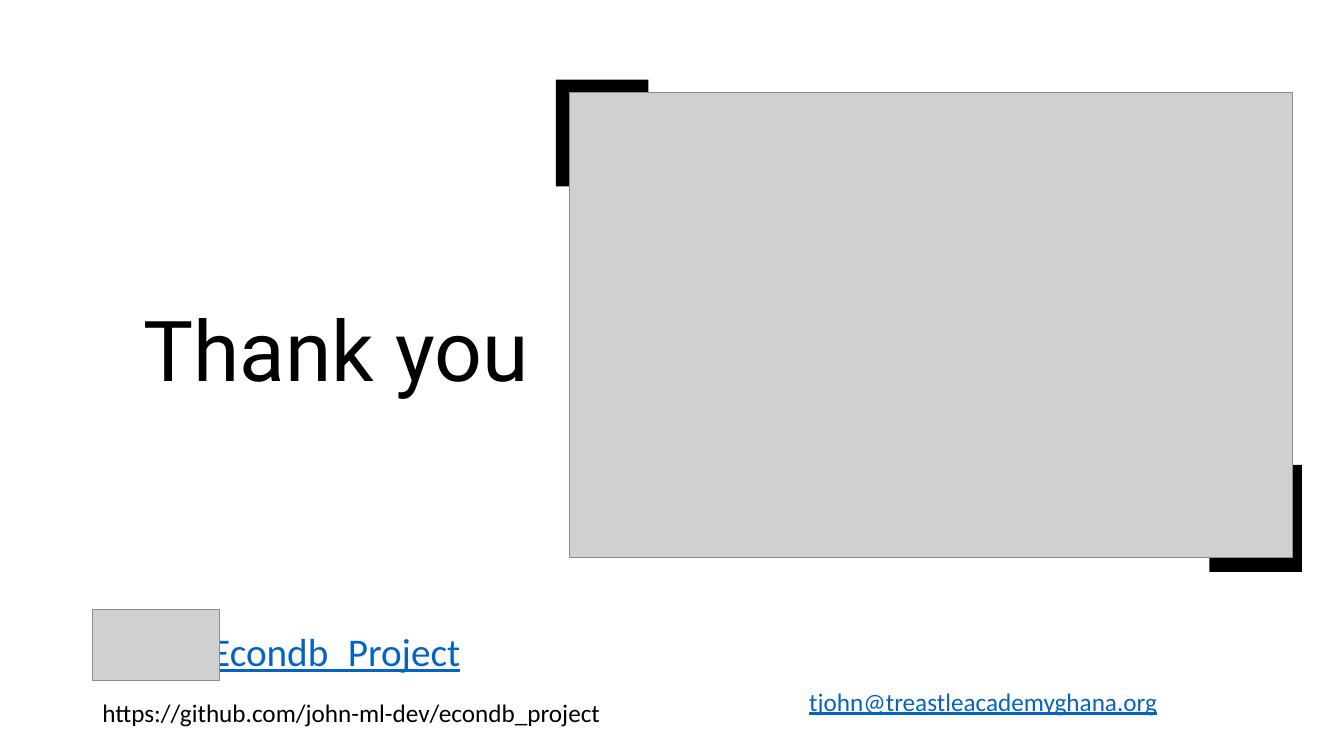
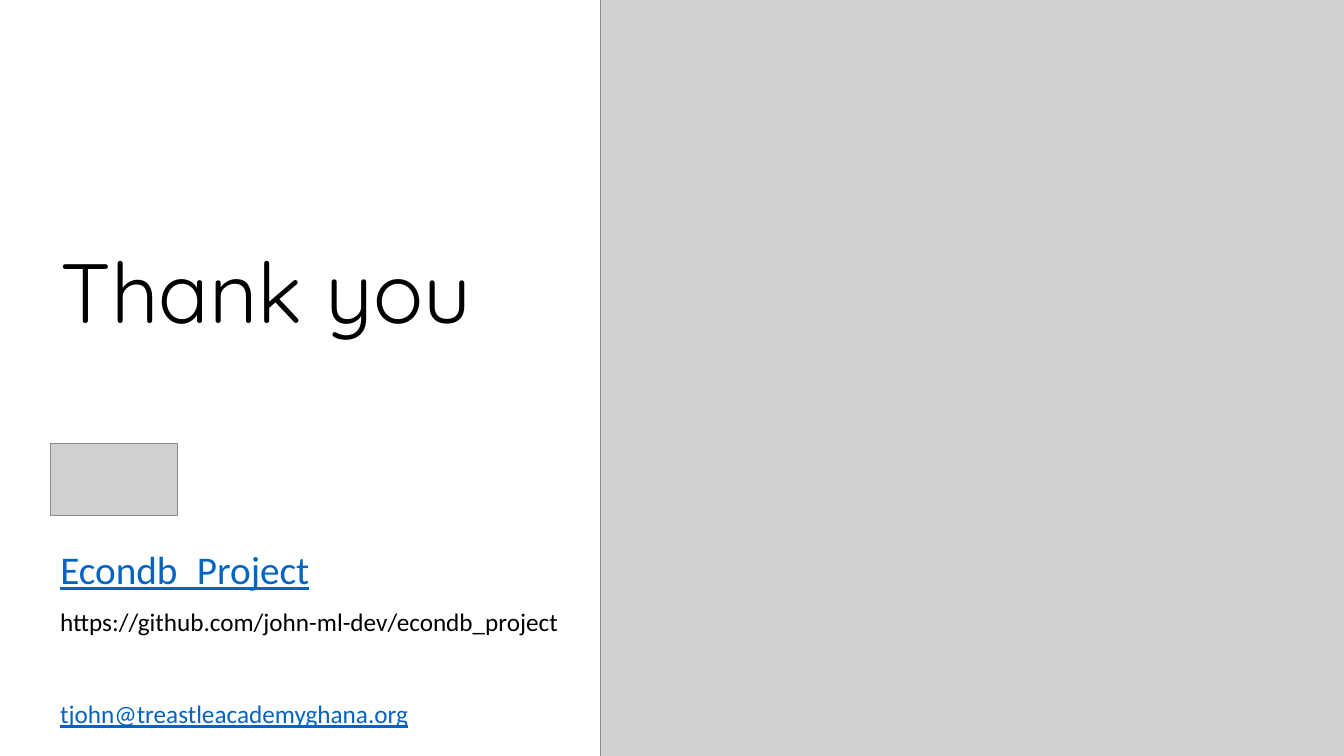
Before and after one commit to john-ml-dev/econdb_project, a slide deck: slide 11 of Docs/EconSage_Project.pptx. Drawn at 1344x756 pixels with LibreOffice and Linux fonts; fonts in the diff are those of the drawing; grey boxes stand for pictures. Boxes give left, top, right and bottom in pixels: in the first picture for what was removed or moved away, otherwise in the second. Text is boxed around its words. In the diff, an @@ line names an element or a change of style, - is before the commit and + after.

```diff
--- a/Docs/EconSage_Project.pptx
+++ b/Docs/EconSage_Project.pptx
@@ picture resized from (x1=570, y1=93, x2=1294, y2=558) to (x1=601, y1=0, x2=1344, y2=756) @@
@@ rectangle removed at (x1=556, y1=80, x2=648, y2=187) @@
@@ title "Thank you" moved from (x1=143, y1=318, x2=528, y2=399) to (x1=60, y1=261, x2=471, y2=340) @@
@@ title "Thank you" at (x1=60, y1=261, x2=471, y2=340): font Roboto to Quicksand @@
@@ picture moved from (x1=93, y1=609, x2=220, y2=681) to (x1=50, y1=444, x2=177, y2=515) @@
@@ rectangle removed at (x1=1210, y1=465, x2=1303, y2=572) @@
@@ text "Econdb_Project" rewrapped from (x1=211, y1=633, x2=460, y2=676) to (x1=60, y1=556, x2=309, y2=591) @@
@@ text "https://github.com/john-ml-dev/econdb_project" moved from (x1=102, y1=704, x2=600, y2=727) to (x1=60, y1=613, x2=558, y2=636) @@
@@ text "tjohn@treastleacademyghana.org" moved from (x1=809, y1=693, x2=1157, y2=716) to (x1=60, y1=705, x2=408, y2=728) @@
```
Also in this commit, not shown: 9 other slides changed, 3 other files.
